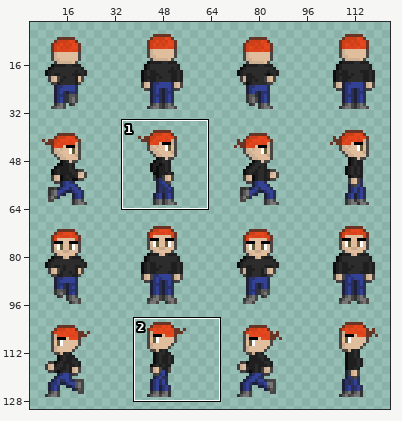
Edited in one commit: sprite sheet (res/entities/Bandit/bandit1_spritesheet.png). Above, an overview of the earlier version with the close-up marked.
Close-up. The starting point:
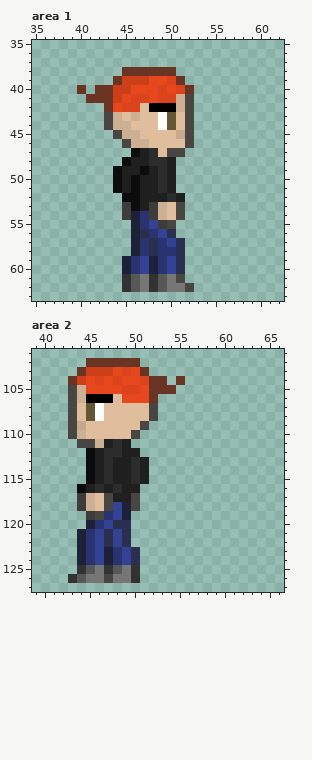
The file is 128x128 pixels. Colours within 5 levels of each other are drawn and written as one. Shown: area 1: x 35..62, y 35..63; area 2: x 39..66, y 101..127. The old version is drawn lined up with the new one, on the new canvas. The wide view leaves out empty margins.
Now the later version:
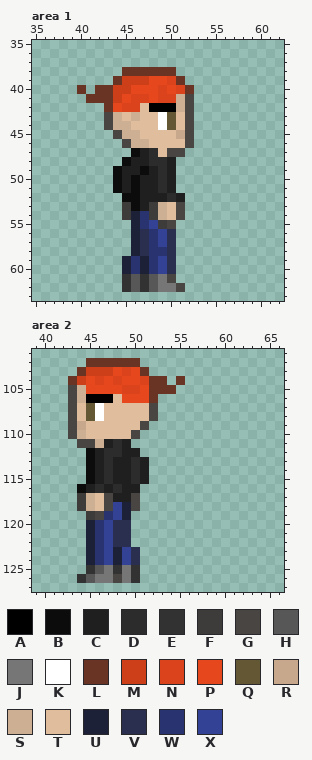
Palette (. is transparent): A #000000  B #0c0c0c  C #1f1f1f  D #2c2c2c  E #323232  F #3e3c3a  G #484542  H #575757  J #767676  K #ffffff  L #6a3425  M #cd3f19  N #da431b  P #e6471c  Q #645733  R #c7a88c  S #cdaf94  T #e0bd9d  U #1d2138  V #2a2f4f  W #293370  X #344295
Difference:
canvas 128x128 -> 128x256
Changed rows in their new state; - is an unchanged pixel.
Area 1:
first column x 47:
57 VWXV.-
58 VW-V.-
59 UWXV.-
60 UWXV.-
61 EHJG.-
62 EHJ-G.
Area 2:
first column x 43:
121 -.UWXV
122 -.UWXV
123 -.UWXU
124 -.UWXU
125 -.EHJE
126 .EH-JG
Pixel boxes of the changes (left, top, right, bottom) in both close-ups:
changed: (140, 238, 194, 292)
changed: (68, 529, 122, 583)
